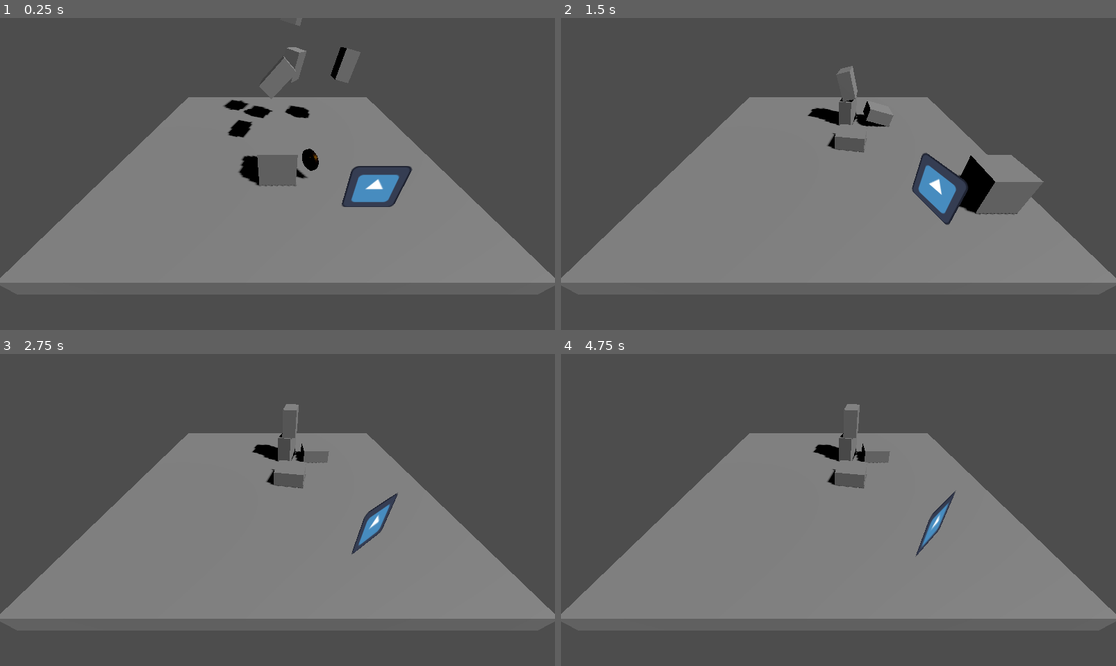
Above: before the commit, frames 1-4 (two rows, left to right).
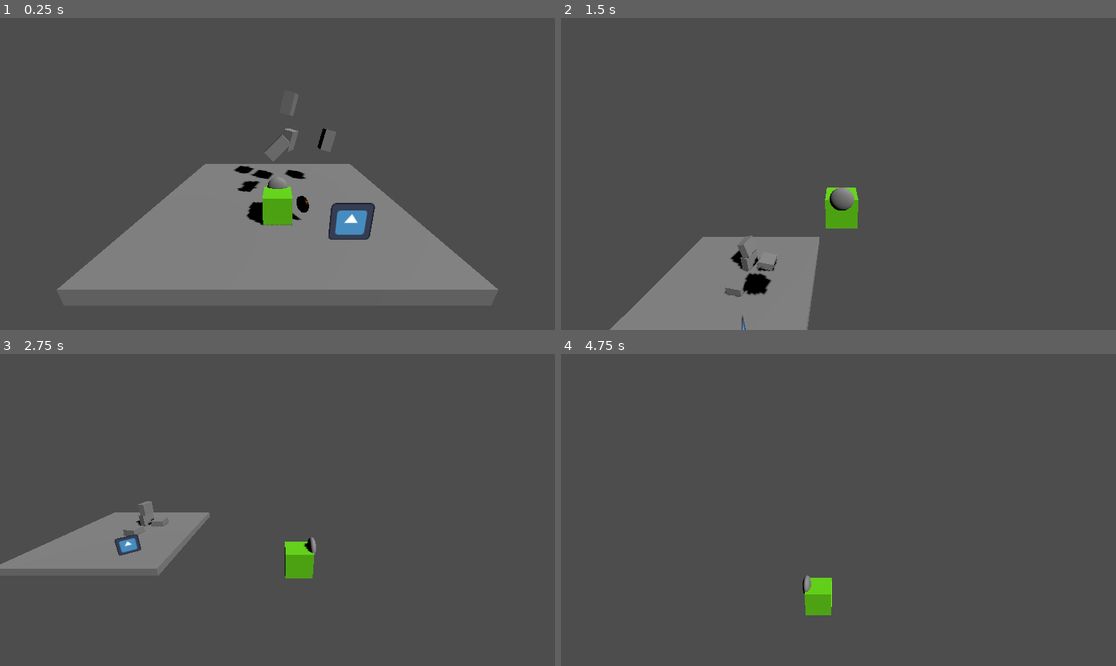
Above: after the commit, the same moments.

Repository: AlBaash247/born-cg-platformer
Game: Godot game, scene res://level_1.tscn
Same seed, same stepped clock (60 frames per second), same inputs: the game is played once before the commit and once after it. The engine's default icon, where the game draws it, is replaced by a stand-in: a white triangle on a blue panel in a dark square.
Inputs:
- Up to frame 1 (0.25 s): no input
- Up to frame 2 (1.5 s): tap Enter (ui_accept) at 0.5, 0.77 s; hold Right (ui_right) 0.53-1.28 s; hold Down (ui_down) from 1.28 s (still down)
- Up to frame 3 (2.75 s): tap Enter (ui_accept) at 1.52 s; release Down (ui_down) at 2.03 s; hold Right (ui_right) from 2.03 s (still down)
- Up to frame 4 (4.75 s): release Right (ui_right) at 2.78 s; hold Up (ui_up) 2.78-3.53 s; tap Enter (ui_accept) at 3.02, 3.77, 4.52 s; hold Left (ui_left) from 3.53 s (still down)

The runs differ from the first frame. In frame 1, 25% of the frame differs, in the area x 0-100%, y 0-88%; in frame 2, 40%, in the area x 0-100%, y 15-100%; in frame 3, 36%; in frame 4, 39%.

Commit message:
# cam + player controls + optmize

Diff:
--- a/player.gd
+++ b/player.gd
@@ -1,23 +1,56 @@
 extends CharacterBody3D
 
 
-const SPEED = 5.0
-const JUMP_VELOCITY = 4.5
+const SPEED : float = 9.0
+const JUMP_VELOCITY : int = 12
+
+var xform : Transform3D
 
 
 func _physics_process(delta: float) -> void:
+
+	# rotate camera left
+	if Input.is_action_just_pressed("cam_left"):
+		$CameraController.rotate_y(deg_to_rad(-30))
+
+	# rotate camera right
+	if Input.is_action_just_pressed("cam_right"):
+		$CameraController.rotate_y(deg_to_rad(30))
+
+
 	# Add the gravity.
 	if not is_on_floor():
 		velocity += get_gravity() * delta
+
+	handle_palyer_movment()
+
+	# make CameraController Match the position of the player
+	$CameraController.position = lerp($CameraController.position, position, 0.16)
+
+
+func handle_palyer_movment() -> void:
 
 	# Handle jump.
 	if Input.is_action_just_pressed("ui_accept") and is_on_floor():
 		velocity.y = JUMP_VELOCITY
 
 	# Get the input direction and handle the movement/deceleration.
-	# As good practice, you should replace UI actions with custom gameplay actions.
-	var input_dir := Input.get_vector("ui_left", "ui_right", "ui_up", "ui_down")
-	var direction := (transform.basis * Vector3(input_dir.x, 0, input_dir.y)).normalized()
+	var input_dir = Input.get_vector("ui_left", "ui_right", "ui_up", "ui_down")
+
+	# make player character move in relation of camera rotaiton
+	var direction = ($CameraController.transform.basis * Vector3(input_dir.x, 0, input_dir.y)).normalized()
+
+	# rotate carachter in relation to the camera
+	if input_dir != Vector2(0,0):
+		$MeshInstance3D.rotation_degrees.y = $CameraController.rotation_degrees.y - rad_to_deg(input_dir.angle()) - 90
+
+	# rotate player character to match floor
+	if is_on_floor():
+		match_floor_rotation($RayCast3D.get_collision_normal())
+	else:
+		match_floor_rotation(Vector3.UP)
+
+	# player character movement
 	if direction:
 		velocity.x = direction.x * SPEED
 		velocity.z = direction.z * SPEED
@@ -26,3 +59,13 @@
 		velocity.z = move_toward(velocity.z, 0, SPEED)
 
 	move_and_slide()
+
+
+func match_floor_rotation(floor_normal : Vector3):
+	xform = global_transform
+	xform.basis.y = floor_normal
+	xform.basis.x = -xform.basis.z.cross(floor_normal)
+	xform.basis = xform.basis.orthonormalized()
+
+	#match floor rotation smoothly
+	global_transform = global_transform.interpolate_with(xform, 0.3)
--- a/player.tscn
+++ b/player.tscn
@@ -1,8 +1,14 @@
-[gd_scene load_steps=4 format=3 uid="uid://dn66g7w7jx5hr"]
+[gd_scene load_steps=6 format=3 uid="uid://dn66g7w7jx5hr"]
 
 [ext_resource type="Script" uid="uid://b3p8jbkr4gjif" path="res://player.gd" id="1_4flbx"]
 
+[sub_resource type="StandardMaterial3D" id="StandardMaterial3D_4flbx"]
+albedo_color = Color(0.4246666, 0.91, 0, 1)
+
 [sub_resource type="BoxMesh" id="BoxMesh_sh265"]
+material = SubResource("StandardMaterial3D_4flbx")
+
+[sub_resource type="SphereMesh" id="SphereMesh_4flbx"]
 
 [sub_resource type="BoxShape3D" id="BoxShape3D_4flbx"]
 
@@ -12,5 +18,21 @@
 [node name="MeshInstance3D" type="MeshInstance3D" parent="."]
 mesh = SubResource("BoxMesh_sh265")
 
+[node name="Face" type="MeshInstance3D" parent="MeshInstance3D"]
+transform = Transform3D(0.733698, 0, 0, 0, 0.7547307, 0, 0, 0, -0.31527022, 0, 0.52389103, -0.48217994)
+mesh = SubResource("SphereMesh_4flbx")
+
 [node name="CollisionShape3D" type="CollisionShape3D" parent="."]
 shape = SubResource("BoxShape3D_4flbx")
+
+[node name="CameraController" type="Node3D" parent="."]
+top_level = true
+
+[node name="CameraTarget" type="Node3D" parent="CameraController"]
+transform = Transform3D(1, 0, 0, 0, 0.96642095, 0.25696412, 0, -0.25696412, 0.96642095, 0, 3.4222214, 8.110229)
+
+[node name="Camera3D" type="Camera3D" parent="CameraController/CameraTarget"]
+transform = Transform3D(1, 0, 0, 0, 0.9969746, 0.077728294, 0, -0.077728294, 0.9969746, 0, 0.50499946, -1.3346351)
+current = true
+
+[node name="RayCast3D" type="RayCast3D" parent="."]
